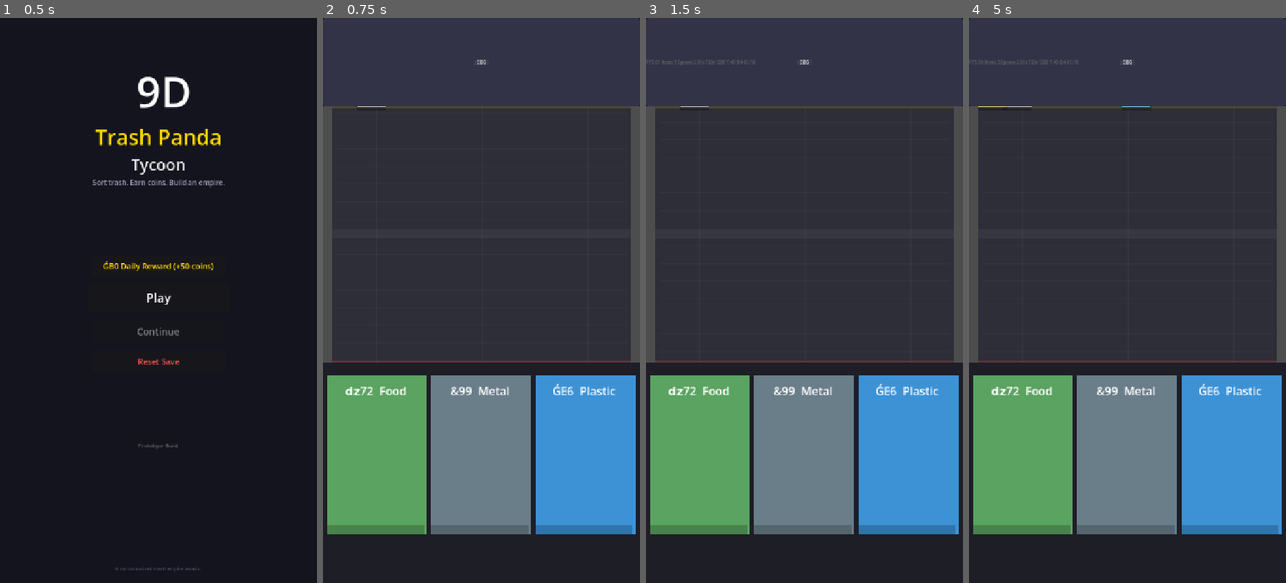
Above: before the commit, frames 1-4 (left to right).
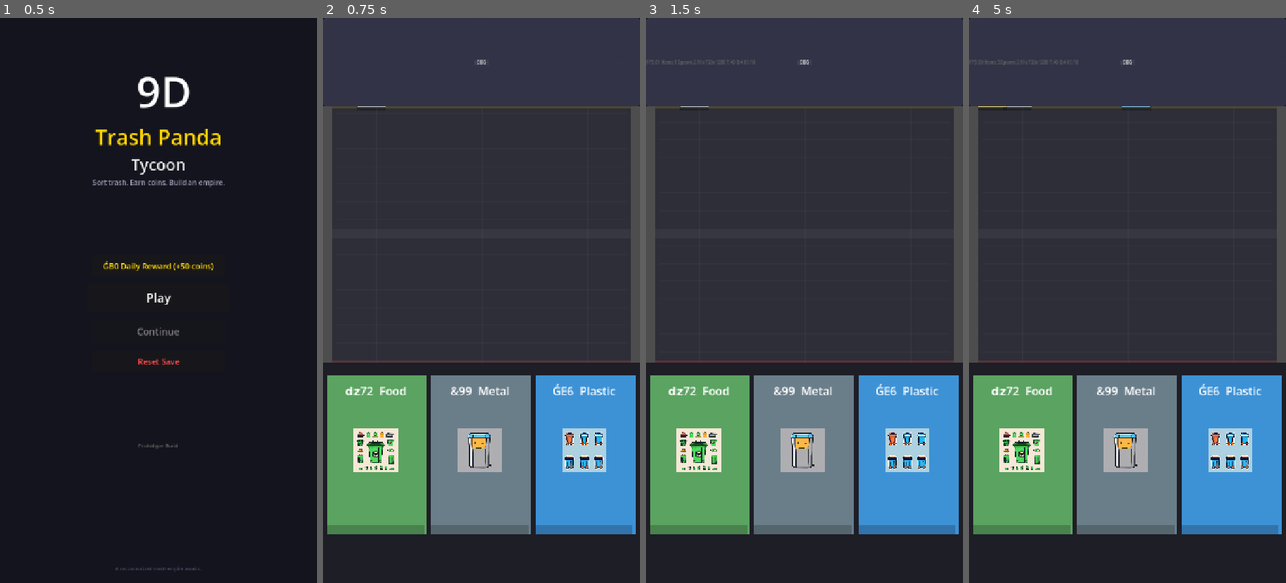
Above: after the commit, the same moments.

Repository: jerrygooch/trash-panda-tycoon
Game: Godot game, scene res://Main.tscn
Same seed, same stepped clock (60 frames per second), same inputs: the game is played once before the commit and once after it.
Inputs:
- Up to frame 1 (0.5 s): no input
- Up to frame 2 (0.75 s): click "Play" at 0.5 s
- Up to frame 3 (1.5 s): click "#F8" at 1.25 s
- Up to frame 4 (5 s): click "DBG" at 2 s; click "#F8" at 2.75 s; click "DBG" at 3.5 s; click "#F8" at 4.25 s

Frame 1 is identical in both runs. In frame 2, 3.2% of the frame differs, in the area x 9-90%, y 72-81%; in frame 3, 3.2%; in frame 4, 3.2%.
Error in both runs: Invalid assignment of property or key 'color' with value of type 'Color' on a base object of type 'Nil'. (res://scripts/game/trash_item.gd:62)

Commit message:
Batch 014 asset import verification and bin integration
- Headless editor import run created .import files for all 10
  curated PNGs (verified: ResourceLoader.exists() works)
- Integrated bin icons into Bin scene/script:
  - Added IconTexture TextureRect child to Bin.tscn
  - Bin._try_load_texture() loads res://art/generated/batch013/
    curated/bin_{category}.png with ResourceLoader.exists()
  - Falls back to emoji label if texture unavailable
  - Preserves highlight flashes, drop zone, category labels
- E2E smoke test: 6/6 checks pass (Play, Game, Bins, Results,
  Upgrade all verified)

Diff:
--- a/scenes/game/Bin.tscn
+++ b/scenes/game/Bin.tscn
@@ -35,6 +35,16 @@
 color = Color(0, 0, 0, 0.2)
 mouse_filter = 2
 
+[node name="IconTexture" type="TextureRect" parent="."]
+layout_mode = 0
+offset_left = 60
+offset_top = 120
+offset_right = 160
+offset_bottom = 220
+expand_mode = 1
+stretch_mode = 5
+mouse_filter = 2
+
 [node name="Label" type="Label" parent="."]
 layout_mode = 0
 offset_left = 10
--- a/scripts/game/bin.gd
+++ b/scripts/game/bin.gd
@@ -1,7 +1,7 @@
 extends ColorRect
 class_name Bin
 
-# Bin — drop target with highlight states and expanded hit zone
+# Bin — drop target with highlight states, expanded hit zone, and texture icon support
 
 var category: String = "food"
 var bin_name: String = "Bin"
@@ -9,17 +9,37 @@
 @onready var _label: Label = $Label
 @onready var _highlight: ColorRect = $Highlight
 @onready var _bottom_bar: ColorRect = $BottomBar
+@onready var _icon_texture: TextureRect = $IconTexture
 
 
 func _ready() -> void:
-	if _label: _label.text = _get_icon() + "  " + bin_name
+	_update_label()
+	_try_load_texture()
 	if _highlight: _highlight.hide()
 
 
 func set_data(cat: String, name: String) -> void:
 	category = cat
 	bin_name = name
-	if _label: _label.text = _get_icon() + "  " + name
+	_update_label()
+	_try_load_texture()
+
+
+func _update_label() -> void:
+	if _label: _label.text = _get_icon() + "  " + bin_name
+
+
+func _try_load_texture() -> void:
+	if not _icon_texture: return
+	var tex_path: String = "res://art/generated/batch013/curated/bin_" + category + ".png"
+	if ResourceLoader.exists(tex_path):
+		var tex: Texture2D = load(tex_path)
+		if tex:
+			_icon_texture.texture = tex
+			_icon_texture.show()
+			return
+	# Fallback: hide texture rect, emoji label handles it
+	_icon_texture.hide()
 
 
 func get_drop_rect() -> Rect2:
